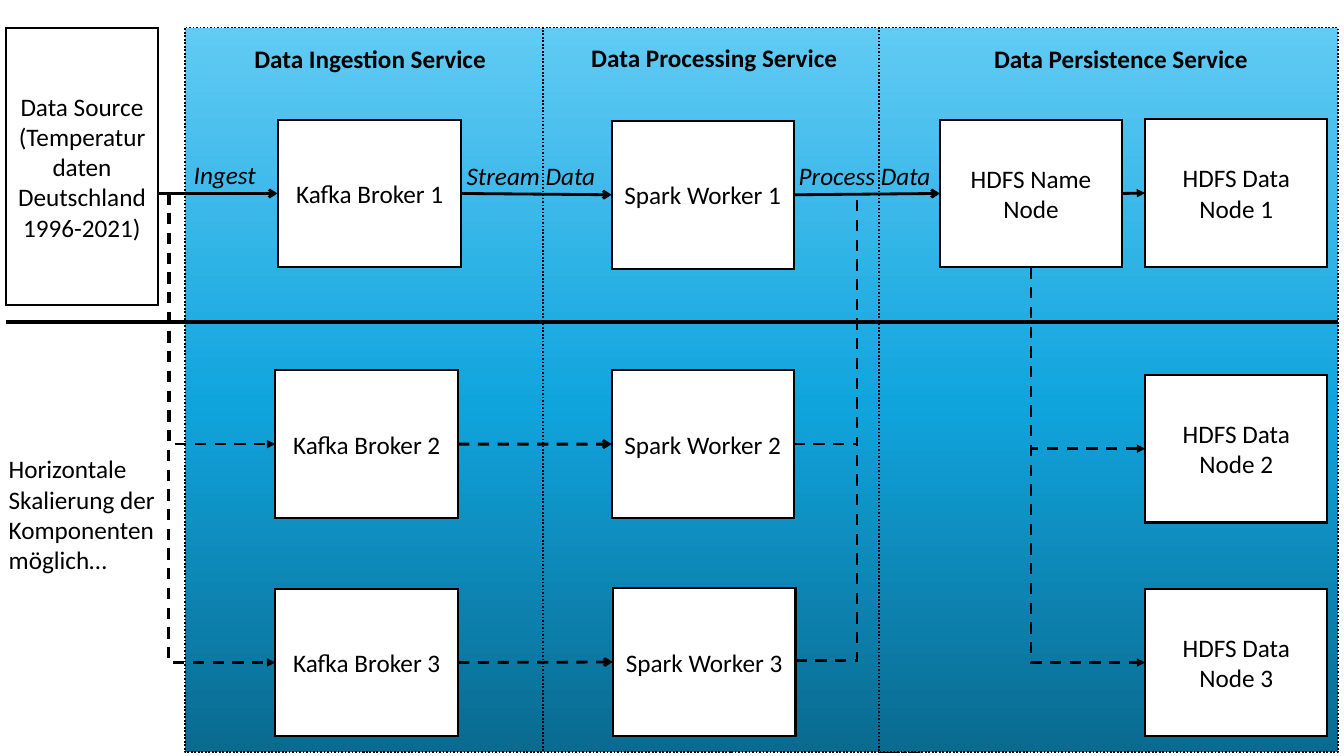
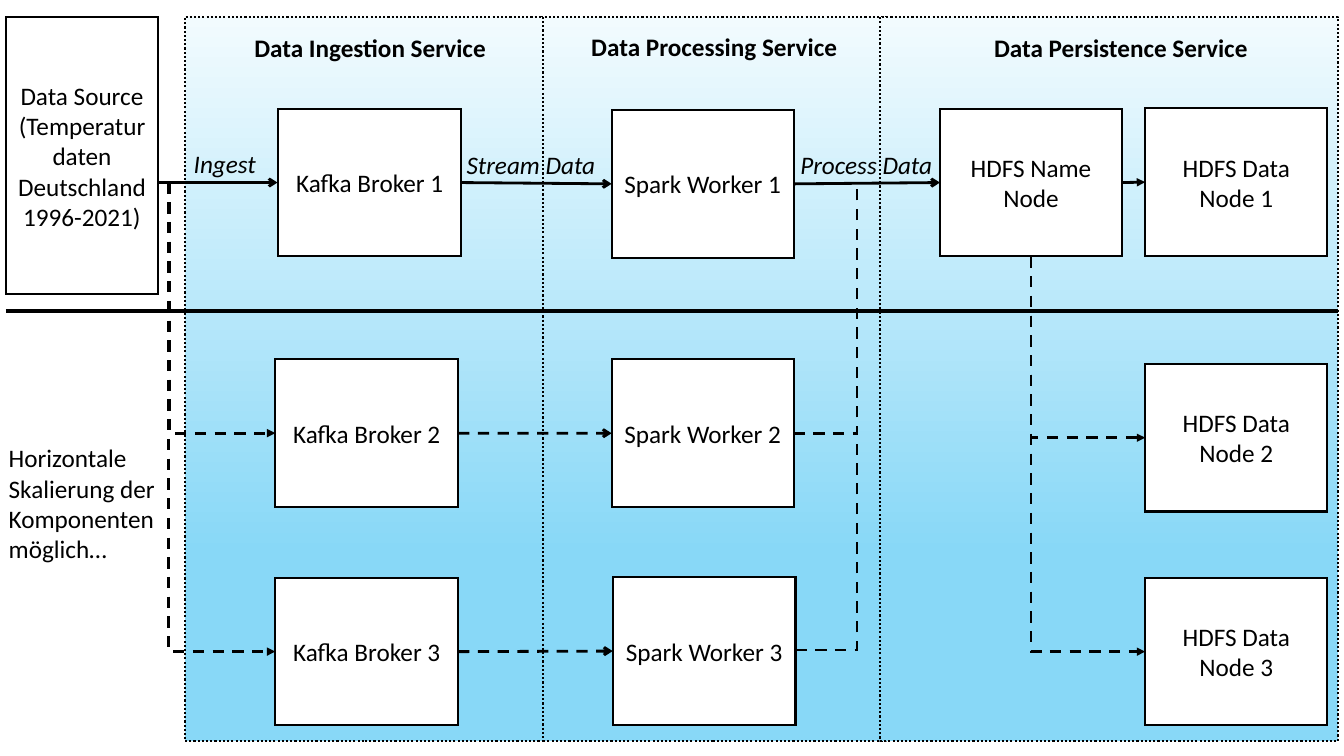
Before and after one commit to Croissant3486/DLMDWWDE02_Batch, a slide deck: slide 1 of Phase 1/Flowchart Data Engineering.pptx. Drawn at 1344x756 pixels with LibreOffice and Linux fonts; fonts in the diff are those of the drawing. Boxes give left, top, right and bottom in pixels: in the first picture for what was removed or moved away, otherwise in the second. Text is boxed around its words. In the diff, an @@ line names an element or a change of style, - is before the commit and + after.

Commit message:
Color correction

```diff
--- a/Phase 1/Flowchart Data Engineering.pptx
+++ b/Phase 1/Flowchart Data Engineering.pptx
@@ fill gradient #0A6A8F to #10A4DD to #61CBF4 to gradient #F2FBFE to #88D8F7; outline #000000 1.25 pt dashed to #000000 1.5 pt dashed in 3 elements at [185, 17, 542, 742], [880, 17, 1338, 742], [541, 17, 886, 742] @@
@@ rectangle: place and size @@
-rectangle at [541, 27, 921, 752]
+rectangle at [541, 17, 886, 742]
@@ 13 rectangles, 7 texts, 6 arrows, 4 elbow arrows, 2 elbow lines, 1 line: place and size @@
-13 rectangles, 7 texts, 6 arrows, 4 elbow arrows, 2 elbow lines, 1 line at [6, 27, 1339, 752]
+13 rectangles, 7 texts, 6 arrows, 4 elbow arrows, 2 elbow lines, 1 line at [6, 17, 1338, 742]
```
